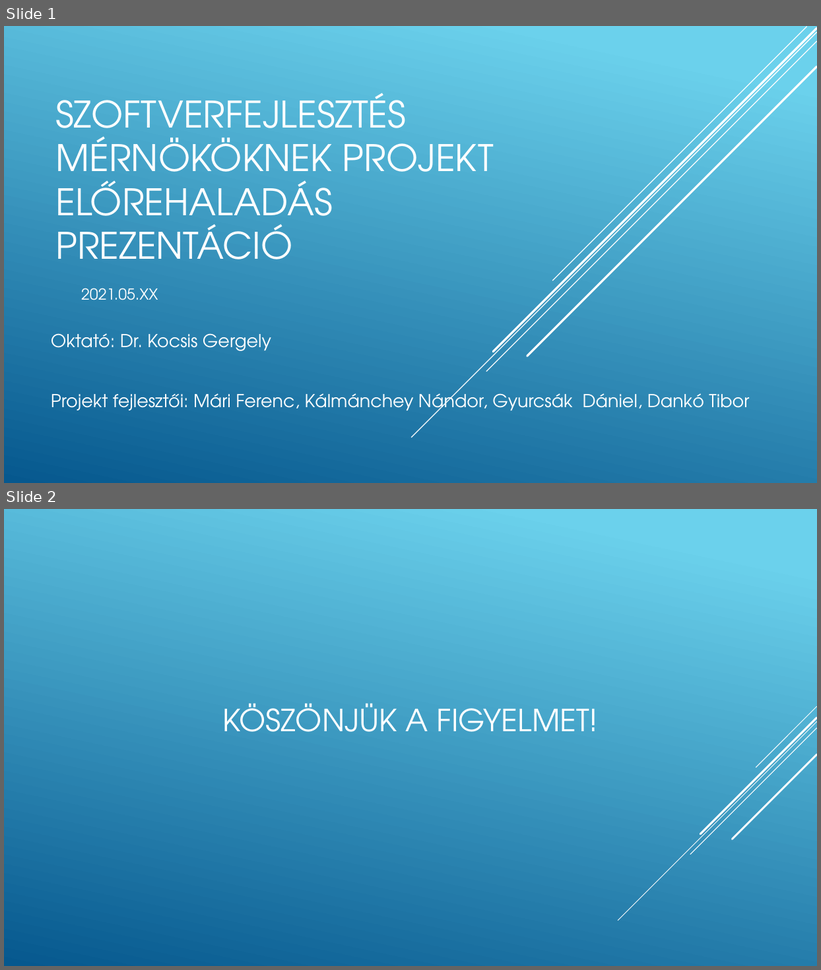
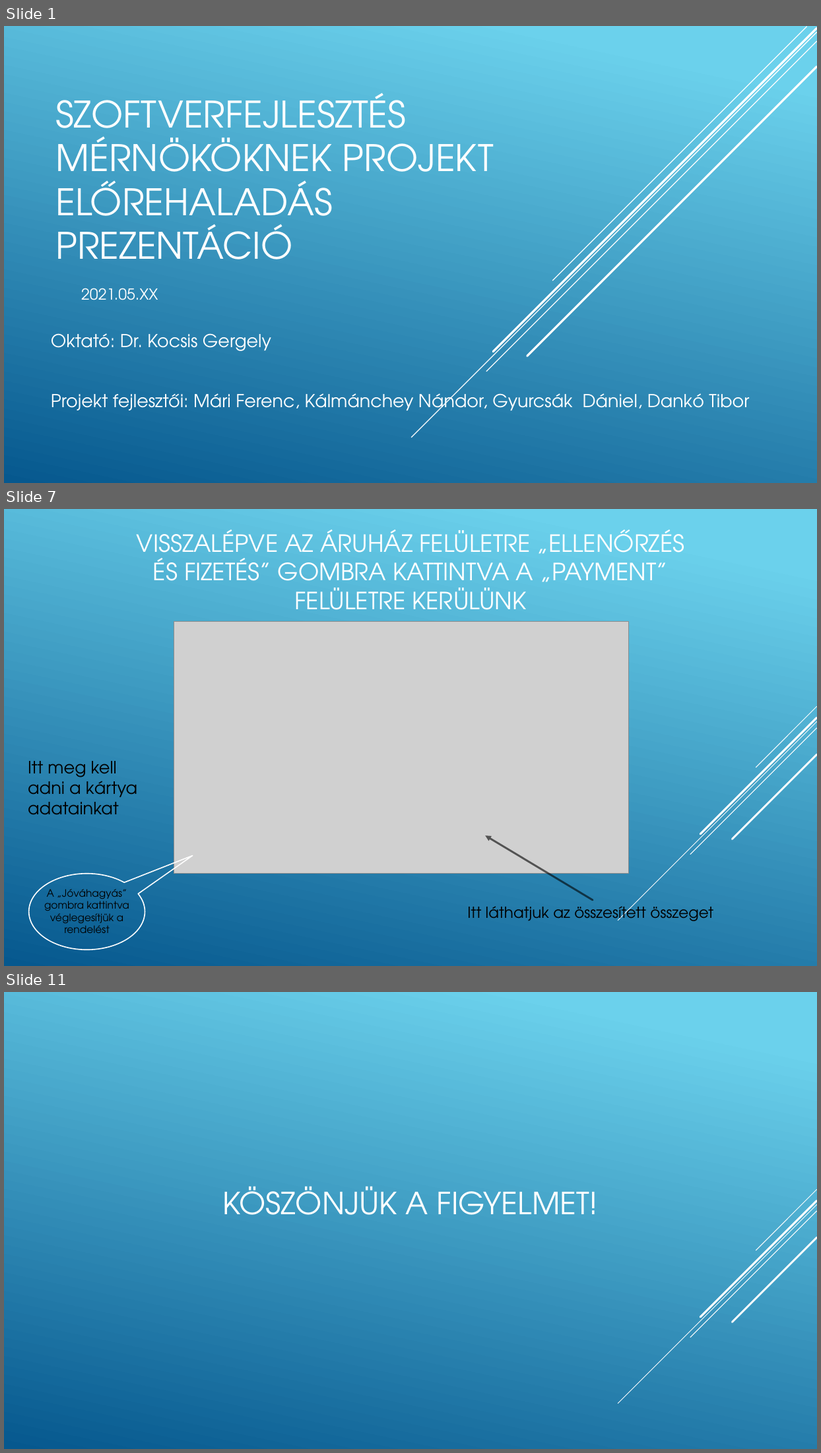
Before and after one commit to mariferi/Pontus, a slide deck: Végső_Szoftverfejlesztes_mernokoknek_projekt_elorehaladas_prezentacio.pptx. Shown one above the other, each under a label of ours: slides 1 and 2 before the commit, slides 1, 7 and 11 after it; the slides between them are not shown. The pictures are 821x970 and 821x1453 pixels, drawn with LibreOffice and Linux fonts; fonts in the diff are those of the drawing; grey boxes stand for pictures. Boxes give left, top, right and bottom in pixels: in the first picture for what was removed or moved away, otherwise in the second. Text is boxed around its words. In the diff, an @@ line names an element or a change of style, - is before the commit and + after.

```diff
--- a/Végső_Szoftverfejlesztes_mernokoknek_projekt_elorehaladas_prezentacio.pptx
+++ b/Végső_Szoftverfejlesztes_mernokoknek_projekt_elorehaladas_prezentacio.pptx
@@ slide 7 added at <box>4,509,817,966</box>, background gradient #6ED2EB to #06588E; not listed: 5 template elements that a slide beside it also shows @@
@@ title added at <box>137,529,684,610</box>, 28 pt, text #FFFFFF @@
+VISSZALÉPVE AZ ÁRUHÁZ FELÜLETRE „ELLENŐRZÉS ÉS FIZETÉS” GOMBRA KATTINTVA A „PAYMENT” FELÜLETRE KERÜLÜNK
@@ picture added at <box>174,622,628,875</box> @@
@@ text added at <box>28,761,137,815</box>, 20 pt, text #000000 @@
+Itt meg kell adni a kártya adatainkat
@@ arrow added from (593, 900) to (485, 836), #000000 2.25 pt @@
@@ speech bubble added at <box>29,874,145,950</box>, outline #FFFFFF 1.25 pt @@
@@ text added at <box>44,889,129,933</box>, 12 pt, text #000000 @@
+A „Jóváhagyás” gombra kattintva véglegesítjük a rendelést
@@ text added at <box>467,903,714,921</box>, 18 pt, text #000000 @@
+Itt láthatjuk az összesített összeget
@@ what was slide 2 is now slide 11 @@
```
Also in this commit, not shown: 8 other slides added.
